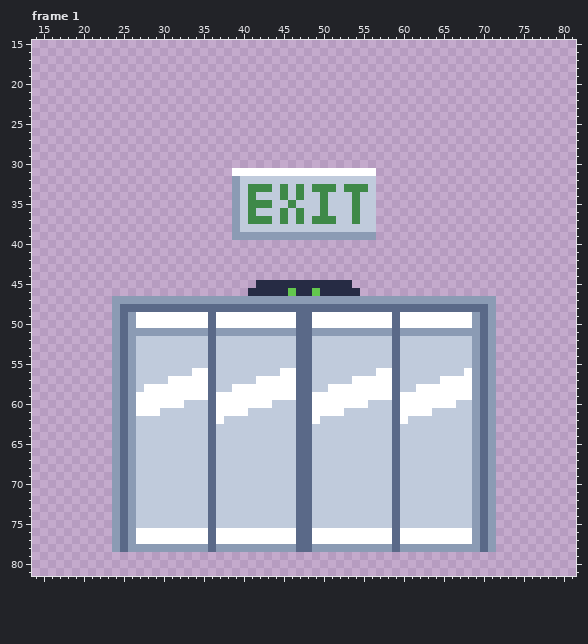
Pixel-art file: Aseprite/door.aseprite. Above, as it was before the edit.
80x80 pixels, 4 frames. Shown: frame 1: x 14..81, y 15..81. The old version is drawn lined up with the new one, on the new canvas. The commit also changed other frames, which this record leaves out.
After:
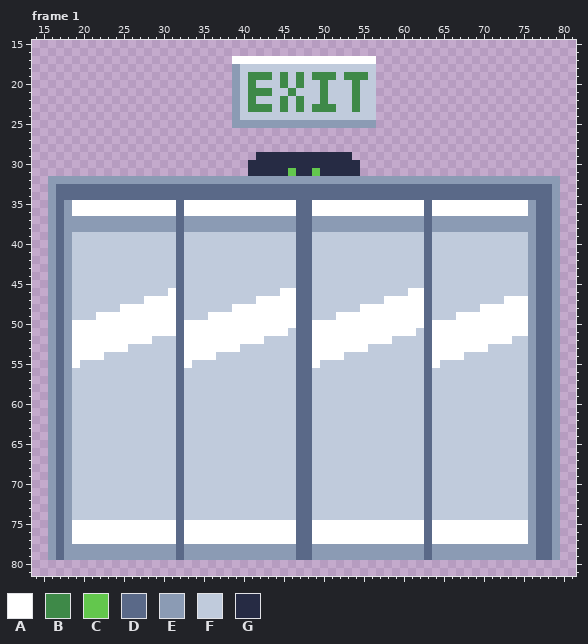
Palette (. is transparent): A #ffffff  B #3e8948  C #63c74d  D #5a6988  E #8b9bb4  F #c0cbdc  G #262b44
Diff:
canvas 80x80 -> 96x96, the old top-left corner now at 8,15
Changed rows in their new state; - is an unchanged pixel.
Frame 1:
first column x 39:
17 AAAAAAAAAAAAAAAAAA
18 EFFFFFFFFFFFFFFFFF
19 EFBBBFBFBFBBBFBBBF
20 EFBFFFBFBFFBFFFBFF
21 EFBBBFFBFFFBFFFBFF
22 EFBFFFBFBFFBFFFBFF
23 EFBBBFBFBFBBBFFBFF
24 EFFFFFFFFFFFFFFFFF
25 EEEEEEEEEEEEEEEEEE
first column x 16:
29 --------------------------GGGGGGGGGGGG--------------------------
30 -------------------------GGGGGGGGGGGGGG-------------------------
31 -----------------------..GGGGGCGGCGGGGG..-----------------------
32 EEEEEEEEEEEEEEEEEEEEEEE-EEEEEEEEEEEEEEEEEEEEEEEEEEEEEEEEEEEEEEEE
33 EDDDDDDDDDDDDDDDDDDDDDDDDDDDDDDDDDDDDDDDDDDDDDDDDDDDDDDDDDDDDDDE
34 EDDDDDDDDDDDDDDDDDDDDDDDDDDDDDDDDDDDDDDDDDDDDDDDDDDDDDDDDDDDDDDE
35 EDEAAAAAAAAAAAAADAAAAAAAAAAAAAADDAAAAAAAAAAAAAADAAAAAAAAAAAAEDDE
36 EDEAAAAAAAAAAAAADAAAAAAAAAAAAAADDAAAAAAAAAAAAAADAAAAAAAAAAAAEDDE
37 EDEEEEEEEEEEEEEEDEEEEEE-EEEEEEEDDEEEEEEEEEEEEEEDEEEEEEEEEEEEEDDE
38 EDEEEEEEEEEEEEEEDEEEEEE-EEEEEEEDDEEEEEEEEEEEEEEDEEEEEEEEEEEEEDDE
39 EDEFFFFFFFFFFFFFDFFFFFFFFFFFFFFDDFFFFFFFFFFFFFFDFFFFFFFFFFFFEDDE
40 EDEFFFFFFFFFFFFFDFFFFFFFFFFFFFFDDFFFFFFFFFFFFFFDFFFFFFFFFFFFEDDE
41 EDEFFFFFFFFFFFFFDFFFFFFFFFFFFFFDDFFFFFFFFFFFFFFDFFFFFFFFFFFFEDDE
42 EDEFFFFFFFFFFFFFDFFFFFFFFFFFFFFDDFFFFFFFFFFFFFFDFFFFFFFFFFFFEDDE
43 EDEFFFFFFFFFFFFFDFFFFFFFFFFFFFFDDFFFFFFFFFFFFFFDFFFFFFFFFFFFEDDE
44 EDEFFFFFFFFFFFFFDFFFFFFFFFFFFFFDDFFFFFFFFFFFFFFDFFFFFFFFFFFFEDDE
45 EDEFFFFFFFFFFFFFDFFFFFFFFFFFFFFDDFFFFFFFFFFFFFFDFFFFFFFFFFFFEDDE
46 EDEFFFFFFFFFFFFADFFFFFFFFFFFFAADDFFFFFFFFFFFFAADFFFFFFFFFFFFEDDE
47 EDEFFFFFFFFFAAAADFFFFFFFFFAAAAADDFFFFFFFFFAAAAADFFFFFFFFFAAAEDDE
48 EDEFFFFFFAAAAAAA-FFFFFFAAAAAAAA--FFFFFFAAAAAAAA-FFFFFFAAAAAAEDDE
49 EDEFFFAAAAA-----DFFFA------------FFF-------A---DFFF--AAAAAAAEDDE
50 EDEAAAAAAAA-----D---A----------------------A---D-----AAAAAAAEDDE
51 EDEAAAAAAAAAAAAADAAAAAAAAAAAAAF--AAAAAAAAAAAAAFDAAAAAAAAAAAAEDDE
52 EDEAAAAAAAAAA---DAAAAAAAAAA------AAAAAAAAAAF---DAAAAAAAAAAFFEDDE
53 EDEAAAAAAAF-----DAAAAAAA---------AAAAAAA---F---DAAAAAAAFFFFFEDDE
54 EDEAAAAFFFF-----DAAAA------------AAAA------F---DAAAA-FFFFFFFEDDE
55 EDEAFFFFFFF-----DA--F------------A---------F---DA----FFFFFFFEDDE
56 EDEFFFFFFFF-----D-FFF--------FF----------FFF---D----FFFFFFFFEDDE
57 EDEFFFFFFFF----FDFFFF-----FFFFF-------FFFFFF---D-FFFFFFFFFFFEDDE
58 EDEFFFFFFFF-FFFFDFFFF--FFFFFFFF----FFFFFFFFF--FDFFFFFFFFFFFFEDDE
59 EDEFFFFFFFFFFFFFDFFFFFFFFFFFFFF--FFFFFFFFFFFFFFDFFFFFFFFFFFFEDDE
60 EDEFFFFFFFFFFFFFD---FFFFFFFF-----FFFFFFF---FFFFDFFF--FFFFFFFEDDE
61 EDEFFFFFFFFFFF--D---FFFFF--------FFFF------FFFFD-----FFFFFFFEDDE
62 EDEFFFFFFFF-----D---FF-----------F---------FF--D-----FFFFFFFEDDE
63 EDEFFFFFFFF-----D---F----------------------F---D-----FFFFFFFEDDE
64 EDEFFFFFFFF-----D---F----------------------F---D-----FFFFFFFEDDE
65 EDEFFFFFFFF-----D---F----------------------F---D-----FFFFFFFEDDE
66 EDEFFFFFFFF-----D---F----------------------F---D-----FFFFFFFEDDE
67 EDEFFFFFFFF-----D---F----------------------F---D-----FFFFFFFEDDE
68 EDEFFFFFFFF-----D---F----------------------F---D-----FFFFFFFEDDE
69 EDEFFFFFFFF-----D---F----------------------F---D-----FFFFFFFEDDE
70 EDEFFFFFFFF-----D---F----------------------F---D-----FFFFFFFEDDE
71 EDEFFFFFFFF-----D---F----------------------F---D-----FFFFFFFEDDE
72 EDEFFFFFFFF-----D---F----------------------F---D-----FFFFFFFEDDE
73 EDEFFFFFFFF-----D---F----------------------F---D-----FFFFFFFEDDE
74 EDEFFFFFFFF-----D---F----------------------F---D-----FFFFFFFEDDE
75 EDEAAAAAAAAAAAAADAAAAAAAAAAAAAA--AAAAAAAAAAAAAADAAAAAAAAAAAAEDDE
76 EDEAAAAAAAA-----D---A----------------------A---D-----AAAAAAAEDDE
77 EDEAAAAAAAA-----D---A----------------------A---D-----AAAAAAAEDDE
78 EDEEEEEE-E------D---E----------------------E---D------E-EEEEEDDE
79 EDEEEEEEEEEEEEEEDEEEEEEEEEEEEEEDDEEEEEEEEEEEEEEDEEEEEEEEEEEEEDDE
Boxes around the changes in both pictures, in picture pixels (x1, y1, x2, y2):
changed: (48, 56, 560, 560)
